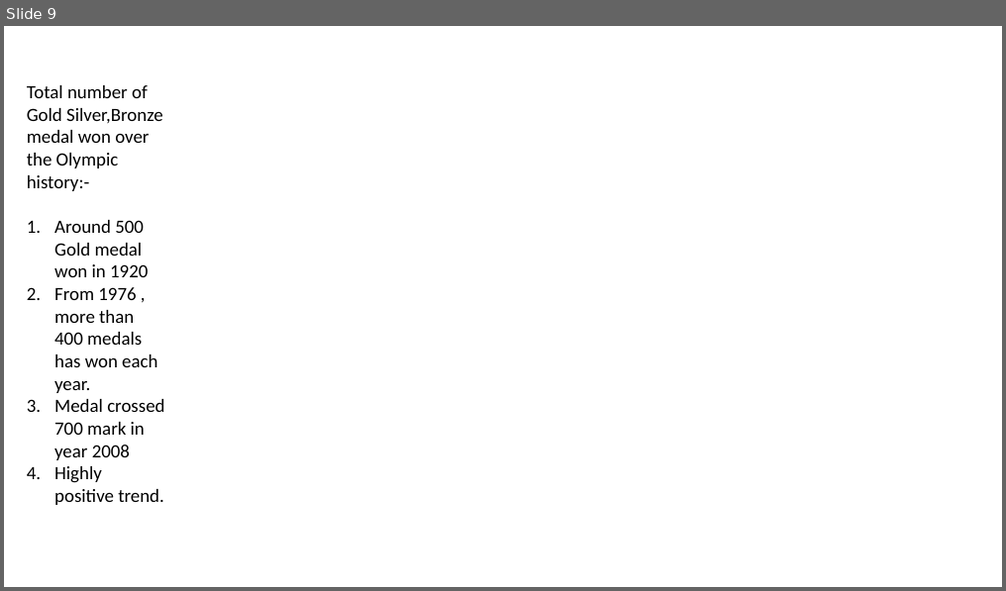
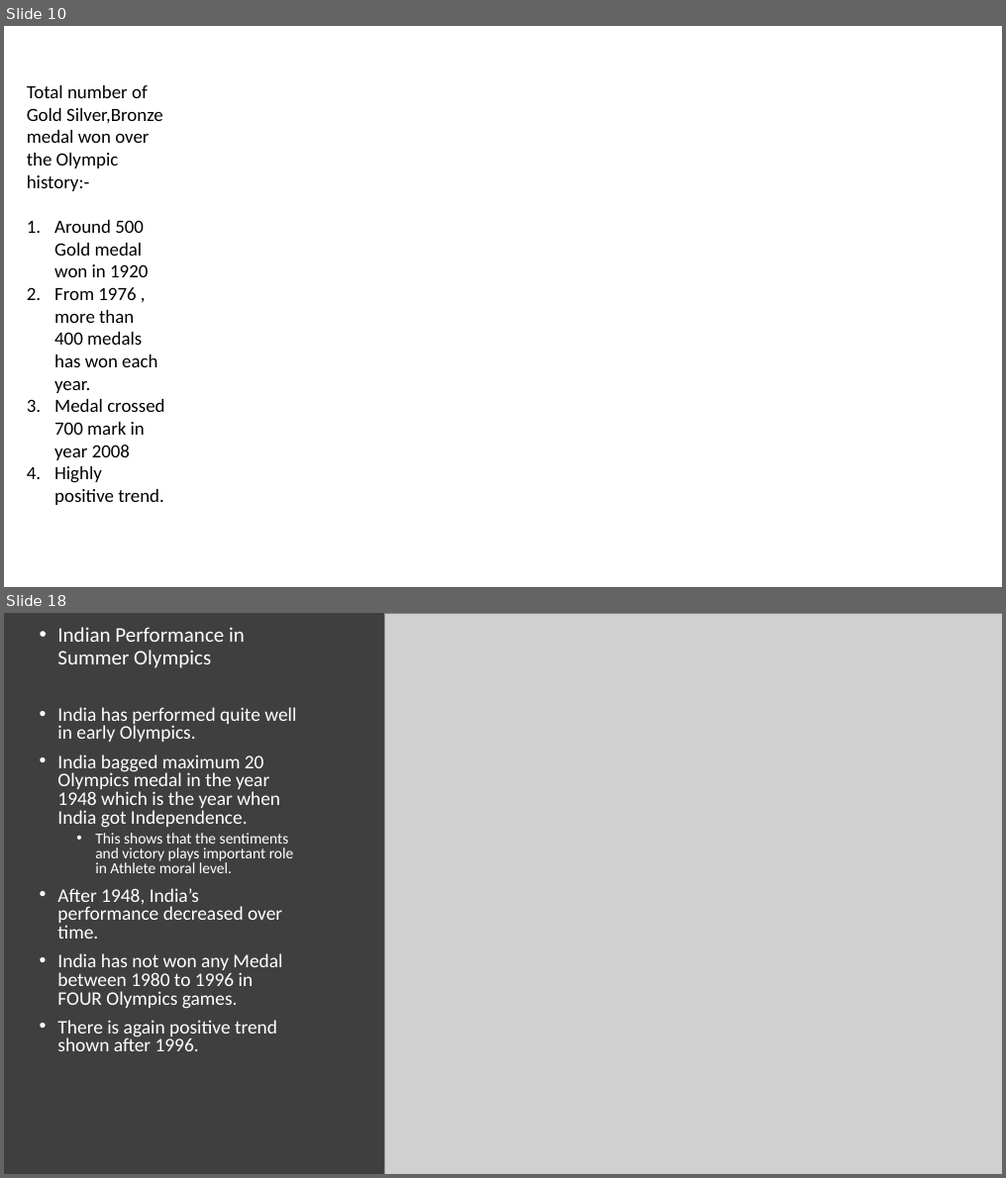
Before and after one commit to harjeet31/Summer-Olympics-EDA, a slide deck: Summer Olympics - EDA.pptx. Shown one above the other, each under a label of ours: slide 9 before the commit, slides 10 and 18 after it; the slides between them are not shown. The pictures are 1006x591 and 1006x1178 pixels, drawn with LibreOffice and Linux fonts; fonts in the diff are those of the drawing; grey boxes stand for pictures; background and template pictures are left out. Boxes give left, top, right and bottom in pixels: in the first picture for what was removed or moved away, otherwise in the second. Text is boxed around its words. In the diff, an @@ line names an element or a change of style, - is before the commit and + after.

```diff
--- a/Summer Olympics - EDA.pptx
+++ b/Summer Olympics - EDA.pptx
@@ slide 18 added at (x1=4, y1=613, x2=1002, y2=1174), background #FFFFFF @@
@@ rectangle added at (x1=4, y1=613, x2=385, y2=1174), fill #3F3F3F @@
@@ text added at (x1=57, y1=627, x2=245, y2=668), 20 pt, text #FFFFFF @@
+• Indian Performance in Summer Olympics
@@ picture added at (x1=385, y1=613, x2=1002, y2=1174) @@
@@ text added at (x1=57, y1=707, x2=296, y2=1052), 18.5 pt, text #FFFFFF @@
+• India has performed quite well in early Olympics.
+• India bagged maximum 20 Olympics medal in the year 1948 which is the year when India got Independence.
+  • This shows that the sentiments and victory plays important role in Athlete moral level.
+• After 1948, India’s performance decreased over time.
+• India has not won any Medal between 1980 to 1996 in FOUR Olympics games.
+• There is again positive trend shown after 1996.
@@ what was slide 9 is now slide 10 @@
```
Also in this commit, not shown: 5 slides changed, 13 other slides added, 2 slides removed, 2 other files.
